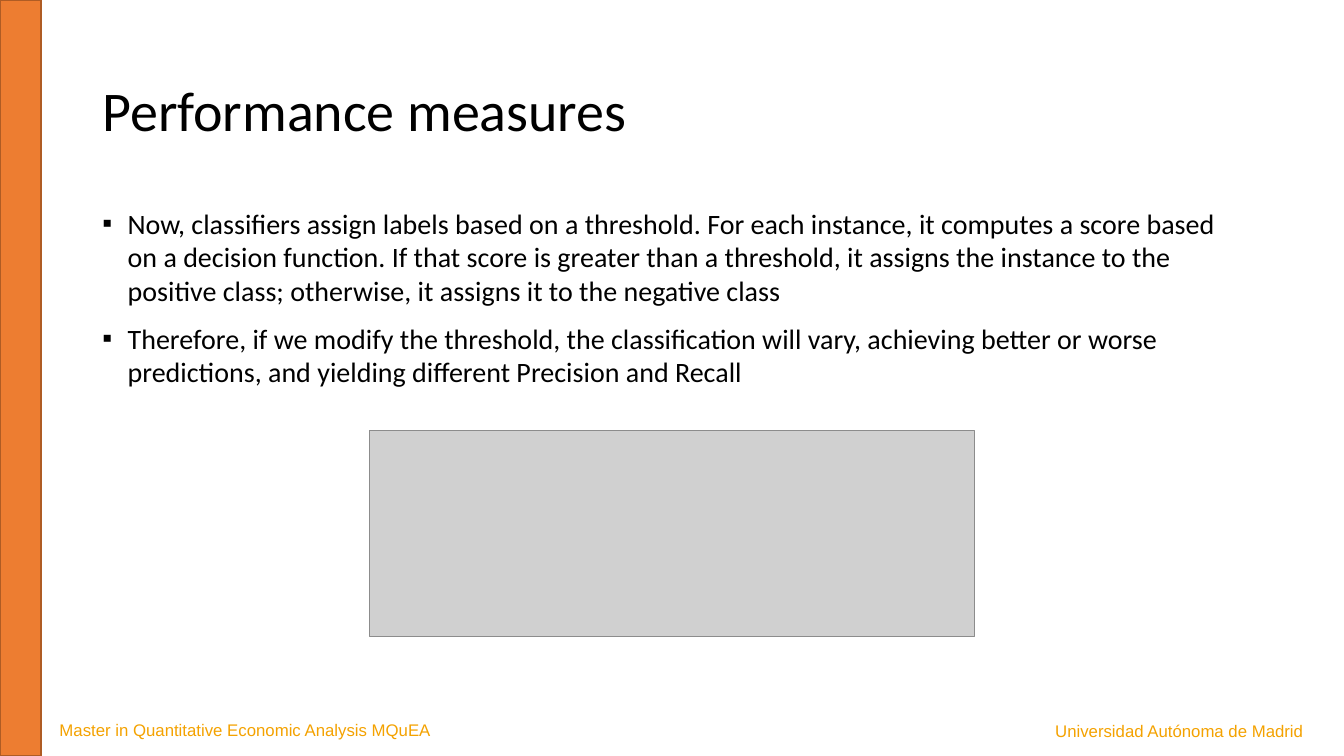
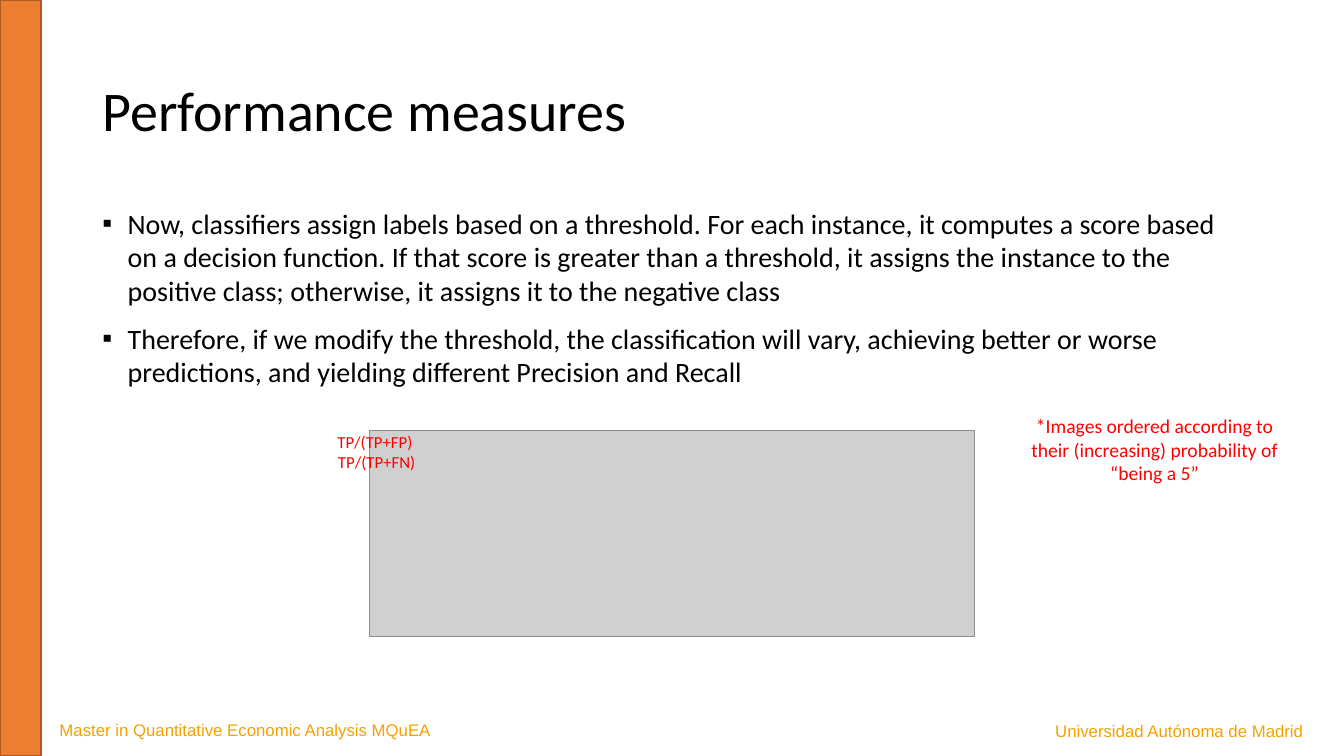
Before and after one commit to JavierBas/IMLEF-MQuEA, a slide deck: slide 20 of Course content/Slides/Topic 4 - Classification.pptx (slide 21 before the commit). Drawn at 1344x756 pixels with LibreOffice and Linux fonts; fonts in the diff are those of the drawing; grey boxes stand for pictures. Boxes give left, top, right and bottom in pixels: in the first picture for what was removed or moved away, otherwise in the second. Text is boxed around its words. In the diff, an @@ line names an element or a change of style, - is before the commit and + after.

```diff
--- a/Course content/Slides/Topic 4 - Classification.pptx
+++ b/Course content/Slides/Topic 4 - Classification.pptx
@@ text added at (x1=1031, y1=419, x2=1277, y2=484), 14 pt, text #FF0000 @@
+*Images ordered according to their (increasing) probability of “being a 5”
@@ text added at (x1=337, y1=435, x2=412, y2=453), 12 pt, text #FF0000 @@
+TP/(TP+FP)
@@ text added at (x1=338, y1=454, x2=415, y2=472), 12 pt, text #FF0000 @@
+TP/(TP+FN)
```
Also in this commit, not shown: 1 other slide changed, 2 slides removed.
